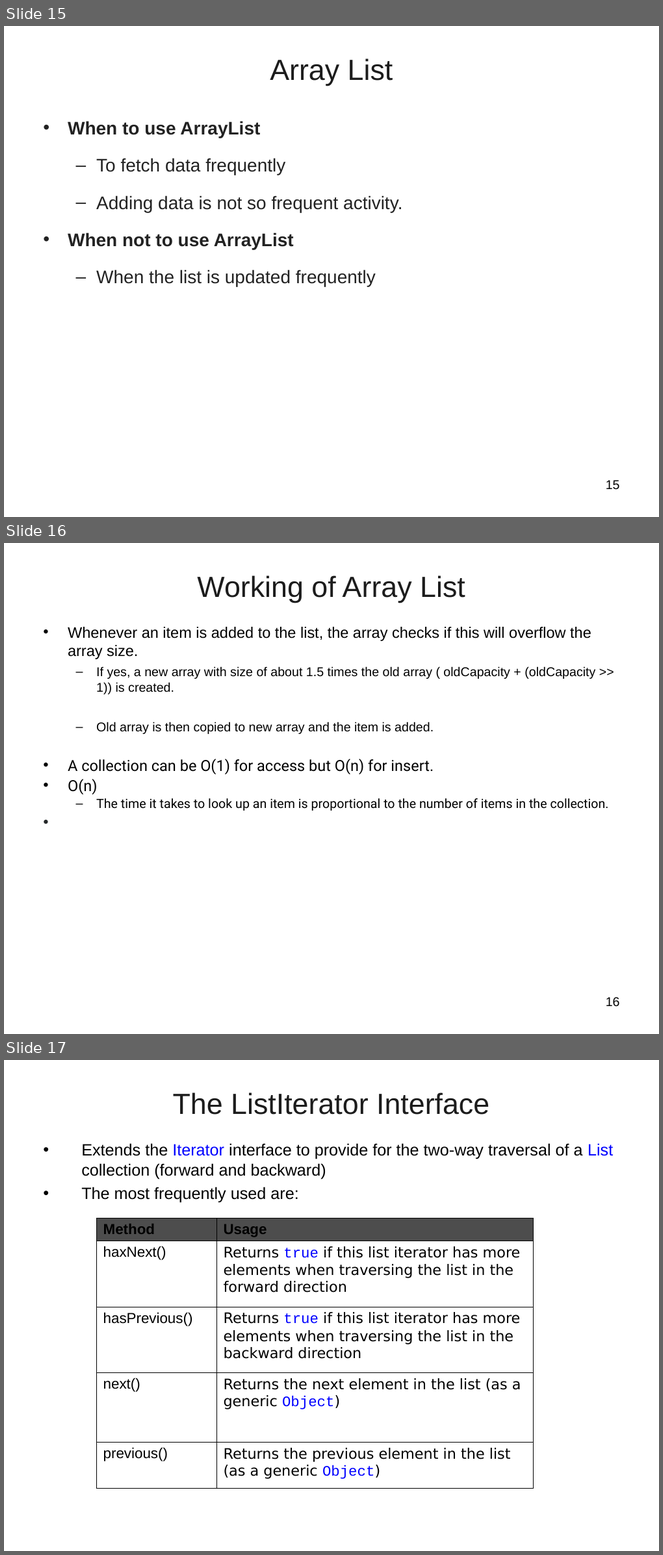
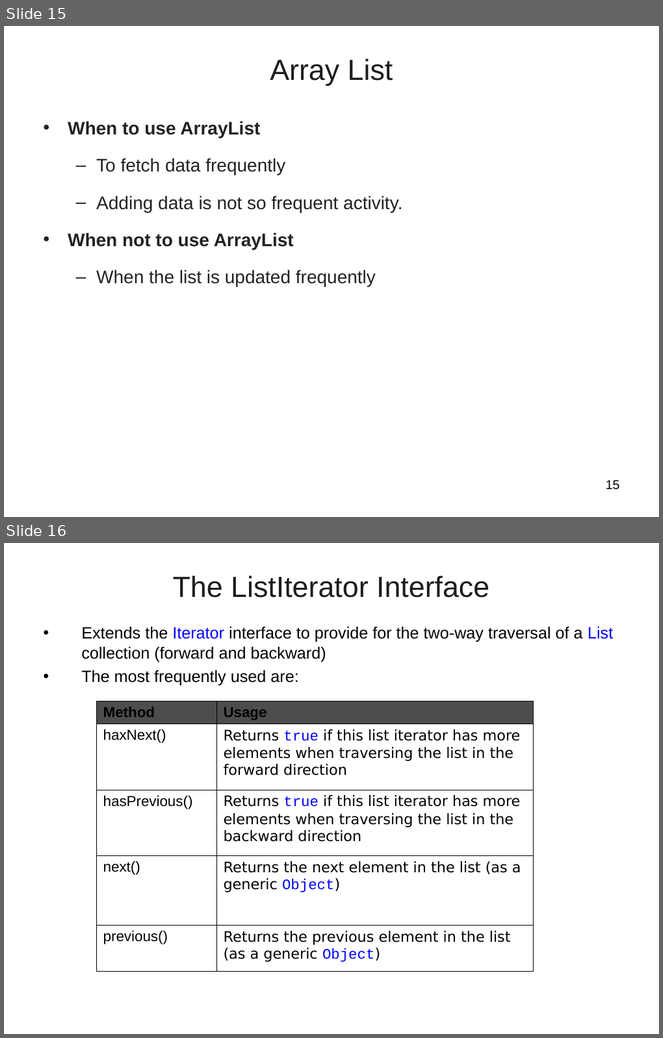
Before and after one commit to vatsanTraining/training_aug_2021, a slide deck: Java_Module_05.ppt. Shown one above the other, each under a label of ours: slides 15, 16 and 17 before the commit, slides 15 and 16 after it. The pictures are 663x1555 and 663x1038 pixels, drawn with LibreOffice and Linux fonts; fonts in the diff are those of the drawing; background and template pictures are left out. Boxes give left, top, right and bottom in pixels: in the first picture for what was removed or moved away, otherwise in the second. Text is boxed around its words. In the diff, an @@ line names an element or a change of style, - is before the commit and + after.

```diff
--- a/Java_Module_05.ppt
+++ b/Java_Module_05.ppt
@@ slide 16 removed at bbox=[4, 543, 659, 1034], background picture (left out) @@
@@ title removed at bbox=[197, 575, 466, 603] @@
-Working of Array List
@@ text removed at bbox=[68, 627, 609, 811] @@
-• Whenever an item is added to the list, the array checks if this will overflow the array size.
-  – If yes, a new array with size of about 1.5 times the old array ( oldCapacity + (oldCapacity >> 1)) is created.
-  – Old array is then copied to new array and the item is added.
-• A collection can be O(1) for access but O(n) for insert.
-• O(n)
-  – The time it takes to look up an item is proportional to the number of items in the collection.
@@ page number removed at bbox=[606, 997, 620, 1007] @@
-16
@@ what was slide 17 is now slide 16 @@
```
